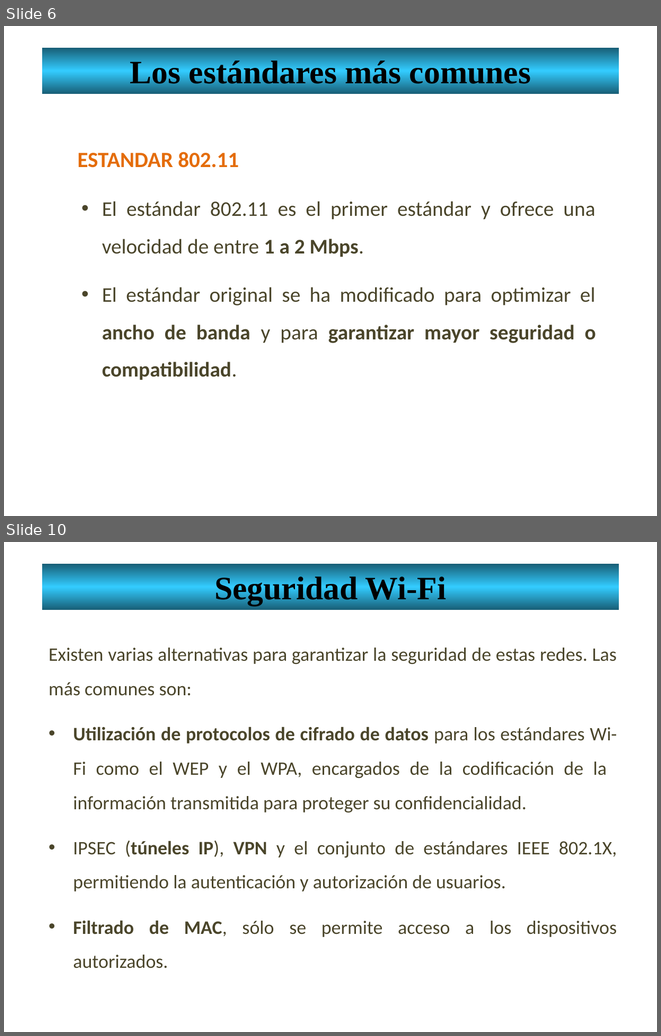
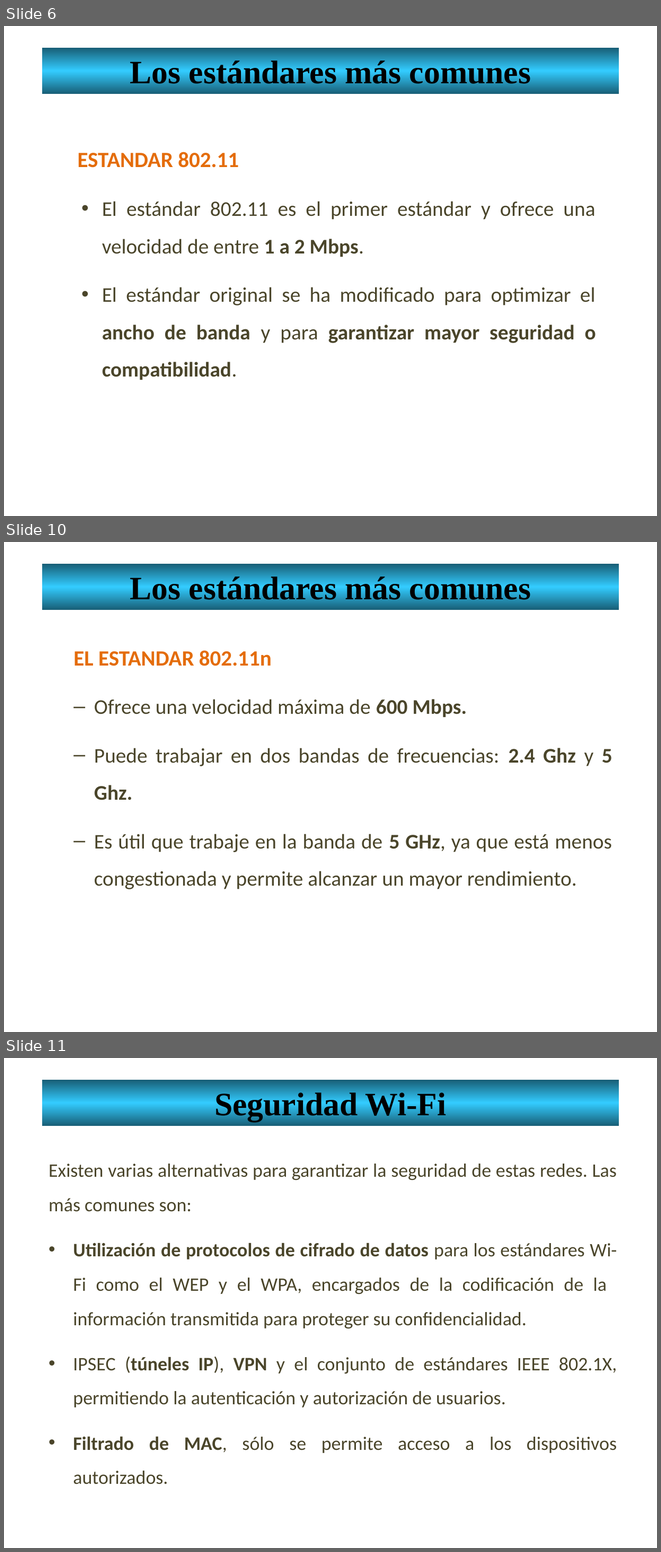
Before and after one commit to lizetheP/Redes1, a slide deck: CalendarioAgo20/Presentaciones/13_RedesInalambricas.pptx. Shown one above the other, each under a label of ours: slides 6 and 10 before the commit, slides 6, 10 and 11 after it; the slides between them are not shown. The pictures are 661x1036 and 661x1552 pixels, drawn with LibreOffice and Linux fonts; fonts in the diff are those of the drawing. Boxes give left, top, right and bottom in pixels: in the first picture for what was removed or moved away, otherwise in the second. Text is boxed around its words. In the diff, an @@ line names an element or a change of style, - is before the commit and + after.

```diff
--- a/CalendarioAgo20/Presentaciones/13_RedesInalambricas.pptx
+++ b/CalendarioAgo20/Presentaciones/13_RedesInalambricas.pptx
@@ slide 10 added at (4,542,657,1032), background #FFFFFF @@
@@ rectangle added at (42,564,618,610), fill gradient #185E76 to #33CCFF, 36 pt, text #000000, bold @@
+Los estándares más comunes
@@ text added at (73,650,612,889), 23 pt, text #4A452A @@
+  EL ESTANDAR 802.11n
+  – Ofrece una velocidad máxima de 600 Mbps.
+  – Puede trabajar en dos bandas de frecuencias: 2.4 Ghz y 5 Ghz.
+  – Es útil que trabaje en la banda de 5 GHz, ya que está menos congestionada y permite alcanzar un mayor rendimiento.
@@ what was slide 10 is now slide 11 @@
```
Also in this commit, not shown: 7 slides changed.
